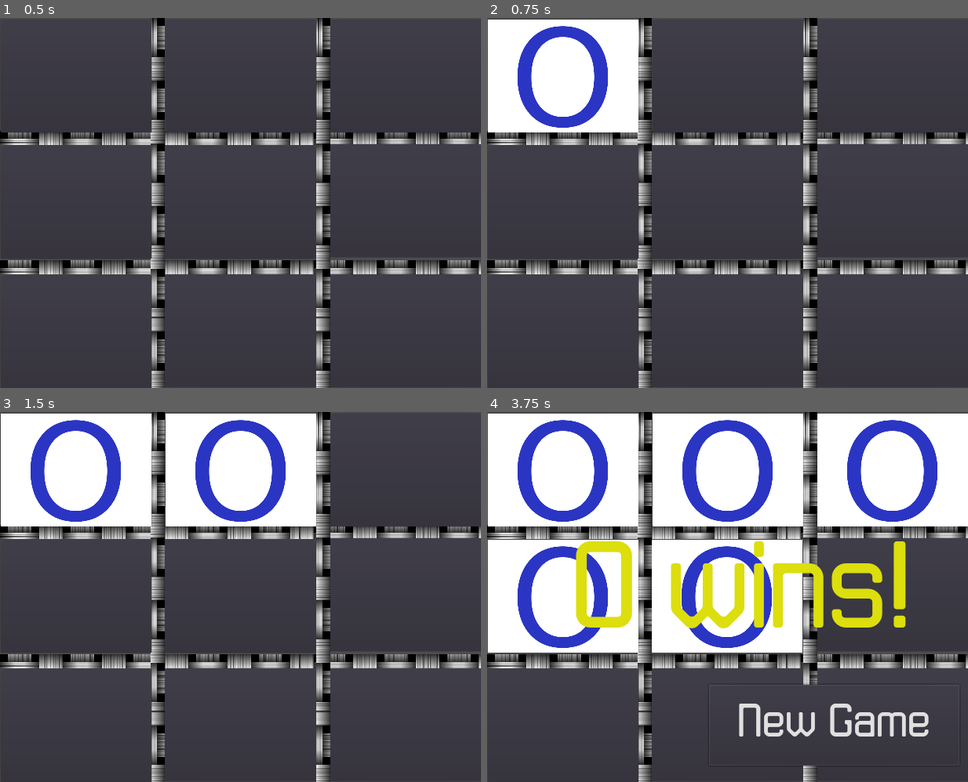
Above: before the commit, frames 1-4 (two rows, left to right).
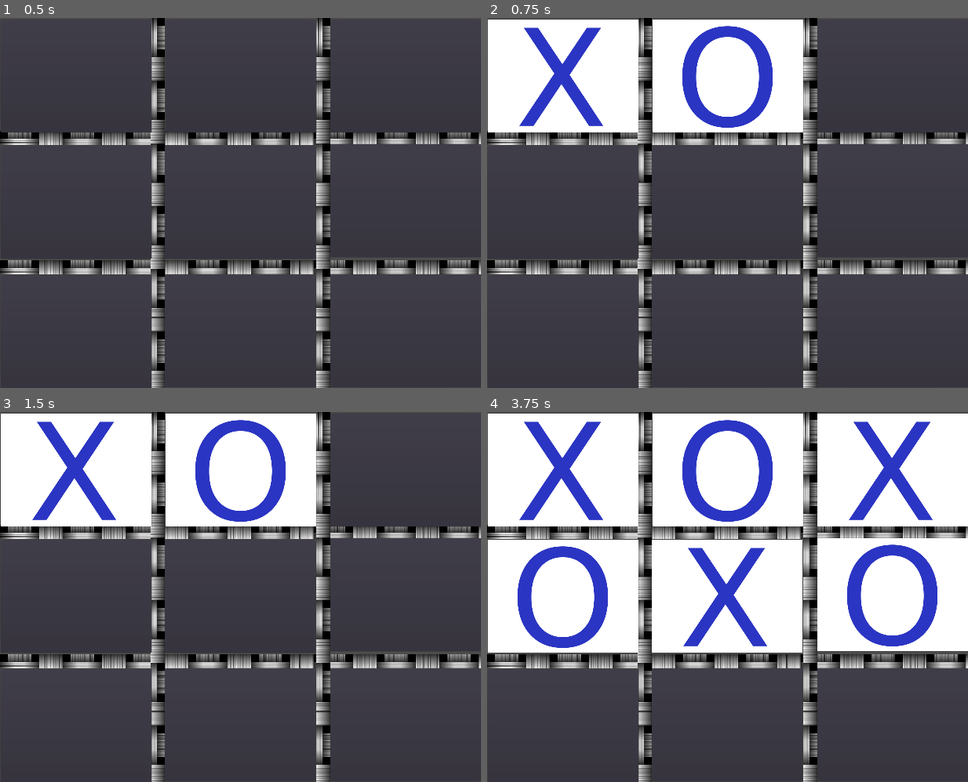
Above: after the commit, the same moments.

Repository: richardeigenmann/Godot-TicTacToe
Game: Godot game, scene res://Board.tscn
Same seed, same stepped clock (60 frames per second), same inputs: the game is played once before the commit and once after it.
Inputs (mouse positions are in pixels of both pictures, inside the frame that each line leads up to):
- Up to frame 1 (0.5 s): no input
- Up to frame 2 (0.75 s): click (563, 77) at 0.5 s
- Up to frame 3 (1.5 s): click (240, 471) at 1.25 s
- Up to frame 4 (3.75 s): click (891, 471) at 2 s; click (563, 597) at 2.75 s; click (727, 597) at 3.5 s

Frame 1 is identical in both runs. In frame 2, 12% of the frame differs, in the area x 6-66%, y 0-31%; in frame 3, 2.8%; in frame 4, 23%, in the area x 6-100%, y 2-96%.

Commit message:
Add global state and a really dumb computer opponent

Diff:
--- a/Board.gd
+++ b/Board.gd
@@ -1,15 +1,19 @@
 extends Node
 
-var gameWon = false;
-
-var humanPlayersTurn = true;
-
+var gameWon = false
+var humanPlayersTurn = true
+var playerState = 1
+var computerState = 2
+var tiles
 
 func _ready():
+	tiles = get_tree().get_nodes_in_group("Tiles")
 	newGame()
 
 func _process(delta):
 	gameWon = gameWon()
+	if ! gameWon && ! humanPlayersTurn:
+		computerTurn()
 
 func gameWon():
 	if xWins():
@@ -25,12 +29,11 @@
 func newGame():
 	$NewGameButton.visible = false
 	$WinnerLabel.visible = false
-	for tile in get_tree().get_nodes_in_group("Tiles") :
+	for tile in tiles :
 		tile.setState(0)
 
 # Somewhat inelegant way to test if the game is won but it works....
 func xWins():
-	var tiles = get_tree().get_nodes_in_group("Tiles")
 	if     tiles[0].state == 1 && tiles[1].state == 1 && tiles[2].state == 1 \
 		|| tiles[3].state == 1 && tiles[4].state == 1 && tiles[5].state == 1 \
 		|| tiles[6].state == 1 && tiles[7].state == 1 && tiles[8].state == 1 \
@@ -47,7 +50,6 @@
 
 # Somewhat inelegant way to test if the game is won but it works....
 func oWins():
-	var tiles = get_tree().get_nodes_in_group("Tiles")
 	if     tiles[0].state == 2 && tiles[1].state == 2 && tiles[2].state == 2 \
 		|| tiles[3].state == 2 && tiles[4].state == 2 && tiles[5].state == 2 \
 		|| tiles[6].state == 2 && tiles[7].state == 2 && tiles[8].state == 2 \
@@ -65,3 +67,10 @@
 
 func _on_NewGameButton_pressed():
 	newGame()
+
+func computerTurn():
+	for tile in tiles:
+		if tile.state == 0:
+			tile.setState(computerState)
+			break
+	humanPlayersTurn = true
--- a/Button.gd
+++ b/TileButton.gd
@@ -1,10 +1,11 @@
 extends Button
 
-var state = 0;
-var playerState = 2;
+var state = 0
+
+var myBoard
 
 func _ready():
-	pass
+	myBoard = get_node("/root/Board")
 
 #func _process(delta):
 #	# Called every frame. Delta is time since last frame.
@@ -25,5 +26,6 @@
 
 
 func _on_Button_pressed():
-	if state == 0:
-		setState ( playerState )
+	if myBoard.humanPlayersTurn && state == 0:
+		setState ( myBoard.playerState )
+		myBoard.humanPlayersTurn = false
--- a/TileButton.tscn
+++ b/TileButton.tscn
@@ -1,8 +1,9 @@
 [gd_scene load_steps=4 format=2]
 
-[ext_resource path="res://Button.gd" type="Script" id=1]
+[ext_resource path="res://TileButton.gd" type="Script" id=1]
 [ext_resource path="res://assets/X.png" type="Texture" id=2]
 [ext_resource path="res://assets/O.png" type="Texture" id=3]
+
 
 [node name="Button" type="Button"]
 
Not shown, changed: Readme.md
